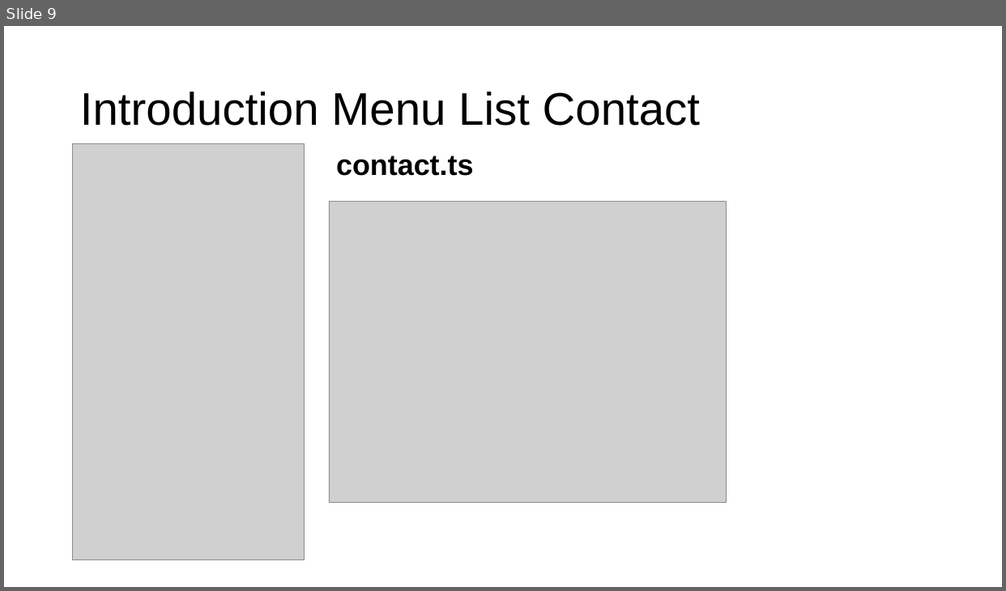
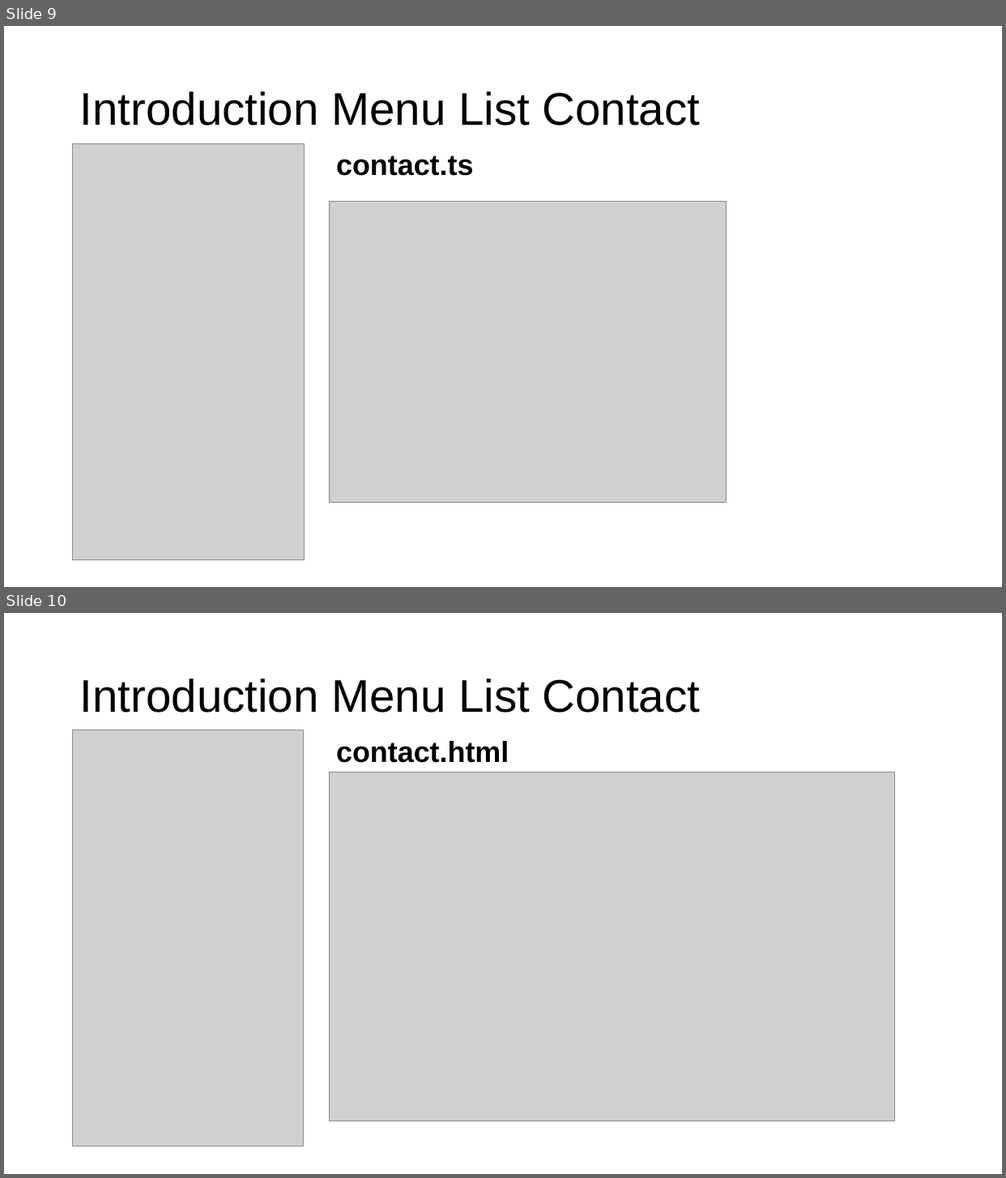
Before and after one commit to fauzisho/ionic-module-learning, a slide deck: 4. Component and Rest Data/Component and Rest Data.pptx. Shown one above the other, each under a label of ours: slide 9 before the commit, slides 9 and 10 after it. The pictures are 1006x591 and 1006x1178 pixels, drawn with LibreOffice and Linux fonts; fonts in the diff are those of the drawing; grey boxes stand for pictures. Boxes give left, top, right and bottom in pixels: in the first picture for what was removed or moved away, otherwise in the second. Text is boxed around its words. In the diff, an @@ line names an element or a change of style, - is before the commit and + after.

```diff
--- a/4. Component and Rest Data/Component and Rest Data.pptx
+++ b/4. Component and Rest Data/Component and Rest Data.pptx
@@ slide 10 added at [4,613,1002,1174], background #FFFFFF @@
@@ title added at [80,679,700,713], 44 pt, text #000000 @@
+Introduction Menu List Contact
@@ picture added at [73,730,304,1147] @@
@@ text added at [336,741,509,763], 28 pt, text #000000, bold @@
+contact.html
@@ picture added at [329,773,894,1122] @@
```
Also in this commit, not shown: 2 slides changed, 2 other slides added, 3 other files.
